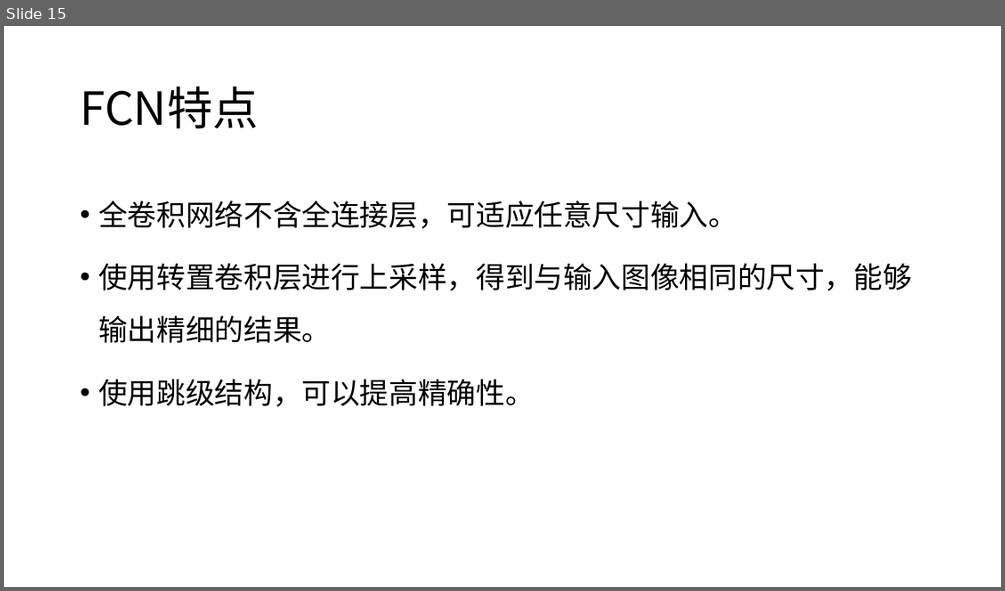
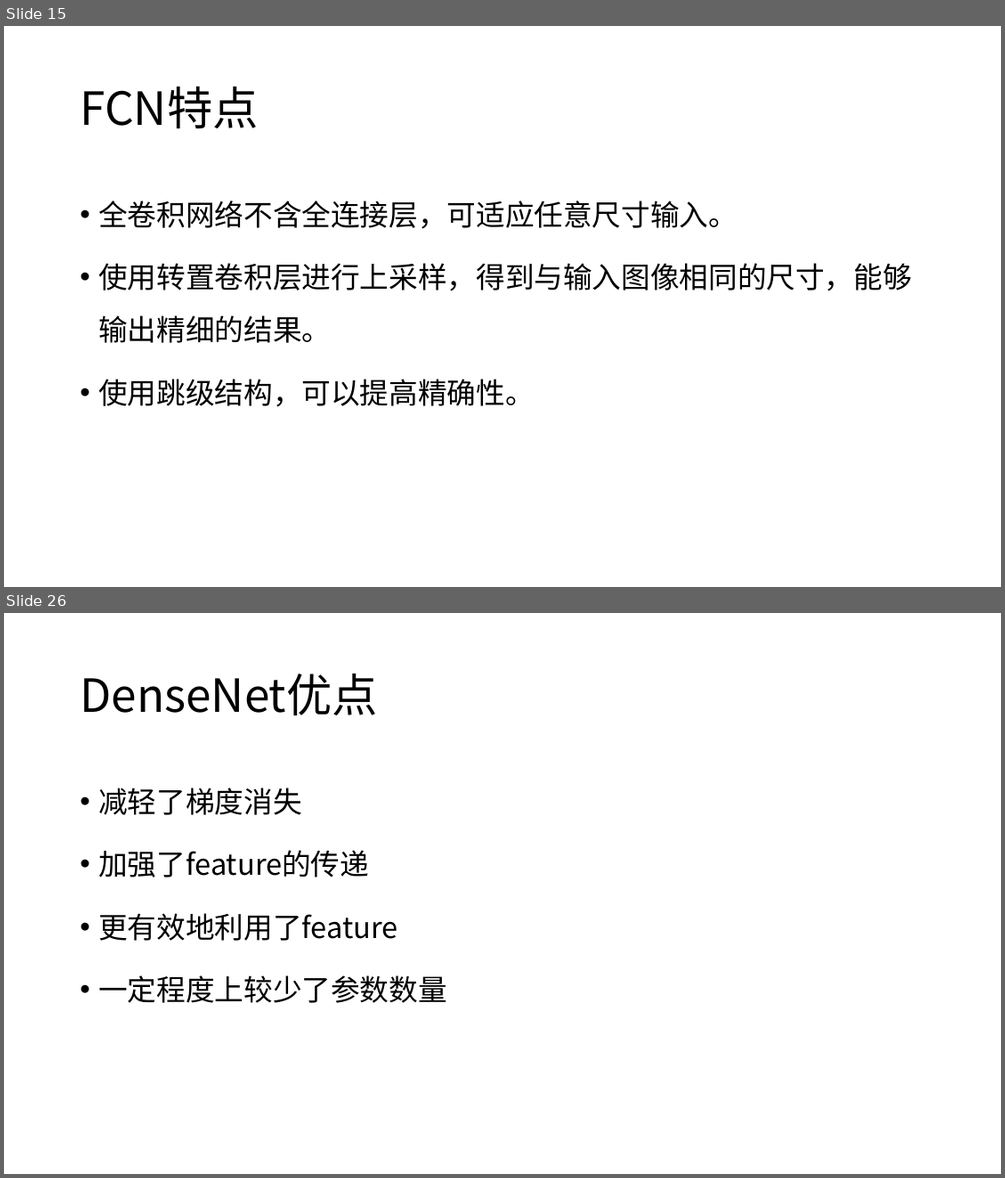
Before and after one commit to XianzhengWU/deeplearning_papernotes, a slide deck: 第二次组会_2018.10.15.pptx. Shown one above the other, each under a label of ours: slide 15 before the commit, slides 15 and 26 after it; the slides between them are not shown. The pictures are 1005x591 and 1005x1178 pixels, drawn with LibreOffice and Linux fonts; fonts in the diff are those of the drawing. Boxes give left, top, right and bottom in pixels: in the first picture for what was removed or moved away, otherwise in the second. Text is boxed around its words. In the diff, an @@ line names an element or a change of style, - is before the commit and + after.

```diff
--- a/第二次组会_2018.10.15.pptx
+++ b/第二次组会_2018.10.15.pptx
@@ slide 26 added at [4, 613, 1001, 1174], background #FFFFFF @@
@@ title added at [80, 674, 378, 715], 44 pt, text #000000 @@
+DenseNet优点
@@ text added at [98, 787, 446, 1003], 28 pt, text #000000 @@
+• 减轻了梯度消失
+• 加强了feature的传递
+• 更有效地利用了feature
+• 一定程度上较少了参数数量
```
Also in this commit, not shown: 10 other slides added, 2 other files.
